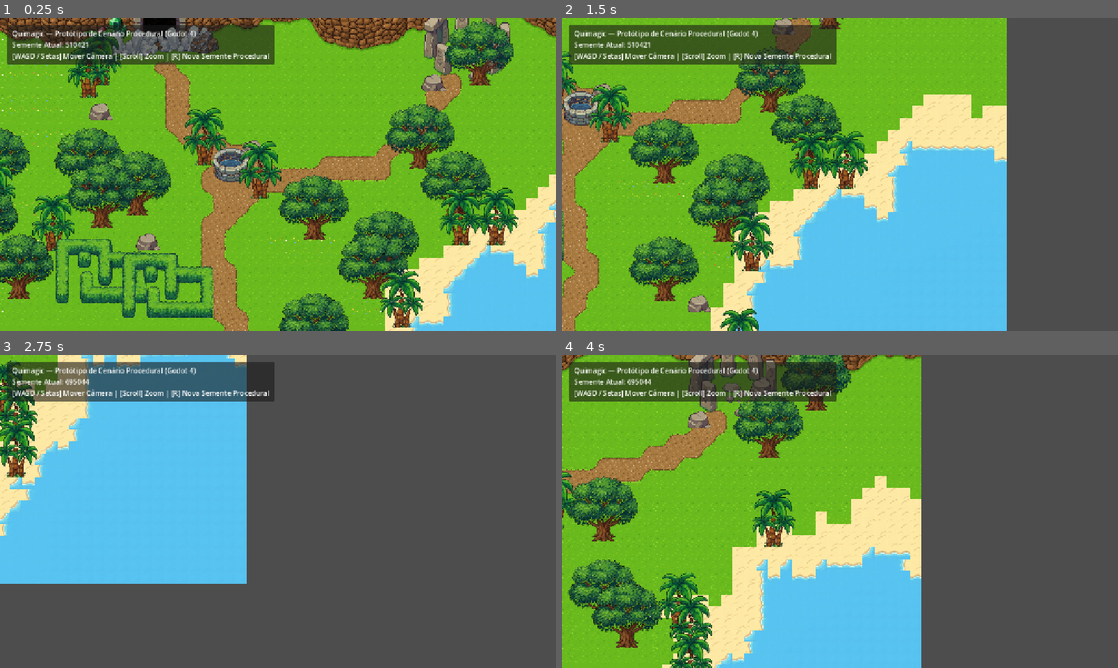
Above: before the commit, frames 1-4 (two rows, left to right).
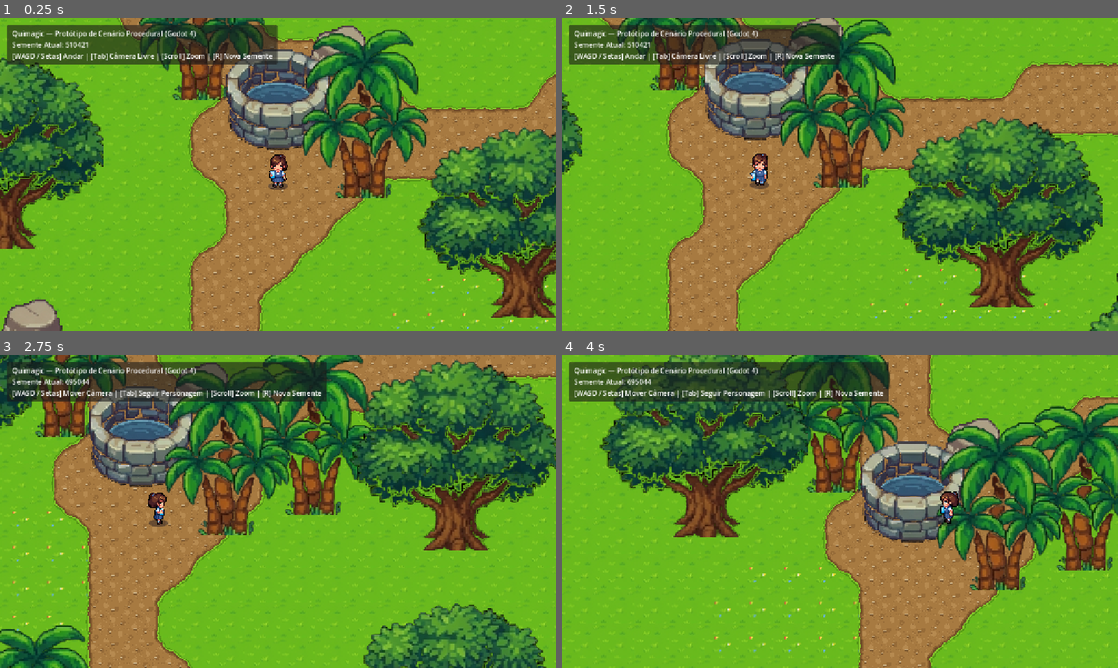
Above: after the commit, the same moments.

Repository: danilloevan/quimagic
Game: Godot game, scene res://scenes/world/world.tscn
Two runs of this game, one before a commit and one after it. Both use one fixed random seed, a clock stepped at 60 frames per second and the inputs below.
Inputs (mouse positions are in pixels of both pictures, inside the frame that each line leads up to):
- Up to frame 1 (0.25 s): no input
- Up to frame 2 (1.5 s): tap Enter at 0.5 s; move the mouse to (962, 158) at 0.52 s; hold D (move_right, bound only after the commit) 0.53-1.28 s; tap Tab at 0.6, 1.35 s; click (962, 158) at 0.67 s; move the mouse to (728, 190) at 1.27 s; hold S (move_down, bound only after the commit) from 1.28 s (still down)
- Up to frame 3 (2.75 s): move the mouse to (333, 442) at 2.02 s; release S (move_down, bound only after the commit) at 2.03 s; hold D (move_right, bound only after the commit) from 2.03 s (still down); tap R at 2.1 s; tap Tab at 2.3 s
- Up to frame 4 (4 s): move the mouse to (812, 574) at 2.77 s; release D (move_right, bound only after the commit) at 2.78 s; hold W (move_up, bound only after the commit) 2.78-3.53 s; tap Tab at 2.85, 3.6 s; click (812, 574) at 2.92 s; move the mouse to (1006, 558) at 3.52 s; hold A (move_left, bound only after the commit) from 3.53 s (still down)

The runs differ from the first frame. In frame 1, 74% of the frame differs, in the area x 0-100%, y 0-100%; in frame 2, 81%; in frame 3, 99%; in frame 4, 81%.

Commit message:
feat: import character idle and its basic movements

Diff:
--- /dev/null
+++ b/assets/sprites/characters/student_girl/student_girl_frames.tres
@@ -0,0 +1,350 @@
+[gd_resource type="SpriteFrames" load_steps=46 format=3]
+
+[ext_resource type="Texture2D" path="res://assets/sprites/characters/student_girl/idle.png" id="tex_idle"]
+[ext_resource type="Texture2D" path="res://assets/sprites/characters/student_girl/walk_south.png" id="tex_walk_south"]
+[ext_resource type="Texture2D" path="res://assets/sprites/characters/student_girl/walk_north.png" id="tex_walk_north"]
+[ext_resource type="Texture2D" path="res://assets/sprites/characters/student_girl/walk_east.png" id="tex_walk_east"]
+[ext_resource type="Texture2D" path="res://assets/sprites/characters/student_girl/walk_west.png" id="tex_walk_west"]
+
+[sub_resource type="AtlasTexture" id="idle_south"]
+atlas = ExtResource("tex_idle")
+region = Rect2(0, 0, 44, 44)
+
+[sub_resource type="AtlasTexture" id="idle_south_east"]
+atlas = ExtResource("tex_idle")
+region = Rect2(44, 0, 44, 44)
+
+[sub_resource type="AtlasTexture" id="idle_east"]
+atlas = ExtResource("tex_idle")
+region = Rect2(88, 0, 44, 44)
+
+[sub_resource type="AtlasTexture" id="idle_north_east"]
+atlas = ExtResource("tex_idle")
+region = Rect2(132, 0, 44, 44)
+
+[sub_resource type="AtlasTexture" id="idle_north"]
+atlas = ExtResource("tex_idle")
+region = Rect2(176, 0, 44, 44)
+
+[sub_resource type="AtlasTexture" id="idle_north_west"]
+atlas = ExtResource("tex_idle")
+region = Rect2(220, 0, 44, 44)
+
+[sub_resource type="AtlasTexture" id="idle_west"]
+atlas = ExtResource("tex_idle")
+region = Rect2(264, 0, 44, 44)
+
+[sub_resource type="AtlasTexture" id="idle_south_west"]
+atlas = ExtResource("tex_idle")
+region = Rect2(308, 0, 44, 44)
+
+[sub_resource type="AtlasTexture" id="walk_south_0"]
+atlas = ExtResource("tex_walk_south")
+region = Rect2(0, 0, 44, 44)
+
+[sub_resource type="AtlasTexture" id="walk_south_1"]
+atlas = ExtResource("tex_walk_south")
+region = Rect2(44, 0, 44, 44)
+
+[sub_resource type="AtlasTexture" id="walk_south_2"]
+atlas = ExtResource("tex_walk_south")
+region = Rect2(88, 0, 44, 44)
+
+[sub_resource type="AtlasTexture" id="walk_south_3"]
+atlas = ExtResource("tex_walk_south")
+region = Rect2(132, 0, 44, 44)
+
+[sub_resource type="AtlasTexture" id="walk_south_4"]
+atlas = ExtResource("tex_walk_south")
+region = Rect2(176, 0, 44, 44)
+
+[sub_resource type="AtlasTexture" id="walk_south_5"]
+atlas = ExtResource("tex_walk_south")
+region = Rect2(220, 0, 44, 44)
+
+[sub_resource type="AtlasTexture" id="walk_south_6"]
+atlas = ExtResource("tex_walk_south")
+region = Rect2(264, 0, 44, 44)
+
+[sub_resource type="AtlasTexture" id="walk_south_7"]
+atlas = ExtResource("tex_walk_south")
+region = Rect2(308, 0, 44, 44)
+
+[sub_resource type="AtlasTexture" id="walk_north_0"]
+atlas = ExtResource("tex_walk_north")
+region = Rect2(0, 0, 44, 44)
+
+[sub_resource type="AtlasTexture" id="walk_north_1"]
+atlas = ExtResource("tex_walk_north")
+region = Rect2(44, 0, 44, 44)
+
+[sub_resource type="AtlasTexture" id="walk_north_2"]
+atlas = ExtResource("tex_walk_north")
+region = Rect2(88, 0, 44, 44)
+
+[sub_resource type="AtlasTexture" id="walk_north_3"]
+atlas = ExtResource("tex_walk_north")
+region = Rect2(132, 0, 44, 44)
+
+[sub_resource type="AtlasTexture" id="walk_north_4"]
+atlas = ExtResource("tex_walk_north")
+region = Rect2(176, 0, 44, 44)
+
+[sub_resource type="AtlasTexture" id="walk_north_5"]
+atlas = ExtResource("tex_walk_north")
+region = Rect2(220, 0, 44, 44)
+
+[sub_resource type="AtlasTexture" id="walk_north_6"]
+atlas = ExtResource("tex_walk_north")
+region = Rect2(264, 0, 44, 44)
+
+[sub_resource type="AtlasTexture" id="walk_north_7"]
+atlas = ExtResource("tex_walk_north")
+region = Rect2(308, 0, 44, 44)
+
+[sub_resource type="AtlasTexture" id="walk_east_0"]
+atlas = ExtResource("tex_walk_east")
+region = Rect2(0, 0, 44, 44)
+
+[sub_resource type="AtlasTexture" id="walk_east_1"]
+atlas = ExtResource("tex_walk_east")
+region = Rect2(44, 0, 44, 44)
+
+[sub_resource type="AtlasTexture" id="walk_east_2"]
+atlas = ExtResource("tex_walk_east")
+region = Rect2(88, 0, 44, 44)
+
+[sub_resource type="AtlasTexture" id="walk_east_3"]
+atlas = ExtResource("tex_walk_east")
+region = Rect2(132, 0, 44, 44)
+
+[sub_resource type="AtlasTexture" id="walk_east_4"]
+atlas = ExtResource("tex_walk_east")
+region = Rect2(176, 0, 44, 44)
+
+[sub_resource type="AtlasTexture" id="walk_east_5"]
+atlas = ExtResource("tex_walk_east")
+region = Rect2(220, 0, 44, 44)
+
+[sub_resource type="AtlasTexture" id="walk_east_6"]
+atlas = ExtResource("tex_walk_east")
+region = Rect2(264, 0, 44, 44)
+
+[sub_resource type="AtlasTexture" id="walk_east_7"]
+atlas = ExtResource("tex_walk_east")
+region = Rect2(308, 0, 44, 44)
+
+[sub_resource type="AtlasTexture" id="walk_west_0"]
+atlas = ExtResource("tex_walk_west")
+region = Rect2(0, 0, 44, 44)
+
+[sub_resource type="AtlasTexture" id="walk_west_1"]
+atlas = ExtResource("tex_walk_west")
+region = Rect2(44, 0, 44, 44)
+
+[sub_resource type="AtlasTexture" id="walk_west_2"]
+atlas = ExtResource("tex_walk_west")
+region = Rect2(88, 0, 44, 44)
+
+[sub_resource type="AtlasTexture" id="walk_west_3"]
+atlas = ExtResource("tex_walk_west")
+region = Rect2(132, 0, 44, 44)
+
+[sub_resource type="AtlasTexture" id="walk_west_4"]
+atlas = ExtResource("tex_walk_west")
+region = Rect2(176, 0, 44, 44)
+
+[sub_resource type="AtlasTexture" id="walk_west_5"]
+atlas = ExtResource("tex_walk_west")
+region = Rect2(220, 0, 44, 44)
+
+[sub_resource type="AtlasTexture" id="walk_west_6"]
+atlas = ExtResource("tex_walk_west")
+region = Rect2(264, 0, 44, 44)
+
+[sub_resource type="AtlasTexture" id="walk_west_7"]
+atlas = ExtResource("tex_walk_west")
+region = Rect2(308, 0, 44, 44)
+
+[resource]
+animations = [{
+"frames": [{
+"duration": 1.0,
+"texture": SubResource("idle_south")
+}],
+"loop": true,
+"name": &"idle_south",
+"speed": 1.0
+}, {
+"frames": [{
+"duration": 1.0,
+"texture": SubResource("idle_south_east")
+}],
+"loop": true,
+"name": &"idle_south_east",
+"speed": 1.0
+}, {
+"frames": [{
+"duration": 1.0,
+"texture": SubResource("idle_east")
+}],
+"loop": true,
+"name": &"idle_east",
+"speed": 1.0
+}, {
+"frames": [{
+"duration": 1.0,
+"texture": SubResource("idle_north_east")
+}],
+"loop": true,
+"name": &"idle_north_east",
+"speed": 1.0
+}, {
+"frames": [{
+"duration": 1.0,
+"texture": SubResource("idle_north")
+}],
+"loop": true,
+"name": &"idle_north",
+"speed": 1.0
+}, {
+"frames": [{
+"duration": 1.0,
+"texture": SubResource("idle_north_west")
+}],
+"loop": true,
+"name": &"idle_north_west",
+"speed": 1.0
+}, {
+"frames": [{
+"duration": 1.0,
+"texture": SubResource("idle_west")
+}],
+"loop": true,
+"name": &"idle_west",
+"speed": 1.0
+}, {
+"frames": [{
+"duration": 1.0,
+"texture": SubResource("idle_south_west")
+}],
+"loop": true,
+"name": &"idle_south_west",
+"speed": 1.0
+}, {
+"frames": [{
+"duration": 1.0,
+"texture": SubResource("walk_south_0")
+}, {
+"duration": 1.0,
+"texture": SubResource("walk_south_1")
+}, {
+"duration": 1.0,
+"texture": SubResource("walk_south_2")
+}, {
+"duration": 1.0,
+"texture": SubResource("walk_south_3")
+}, {
+"duration": 1.0,
+"texture": SubResource("walk_south_4")
+}, {
+"duration": 1.0,
+"texture": SubResource("walk_south_5")
+}, {
+"duration": 1.0,
+"texture": SubResource("walk_south_6")
+}, {
+"duration": 1.0,
+"texture": SubResource("walk_south_7")
+}],
+"loop": true,
+"name": &"walk_south",
+"speed": 8.0
+}, {
+"frames": [{
+"duration": 1.0,
+"texture": SubResource("walk_north_0")
+}, {
+"duration": 1.0,
+"texture": SubResource("walk_north_1")
+}, {
+"duration": 1.0,
+"texture": SubResource("walk_north_2")
+}, {
+"duration": 1.0,
+"texture": SubResource("walk_north_3")
+}, {
+"duration": 1.0,
+"texture": SubResource("walk_north_4")
+}, {
+"duration": 1.0,
+"texture": SubResource("walk_north_5")
+}, {
+"duration": 1.0,
+"texture": SubResource("walk_north_6")
+}, {
+"duration": 1.0,
+"texture": SubResource("walk_north_7")
+}],
+"loop": true,
+"name": &"walk_north",
+"speed": 8.0
+}, {
+"frames": [{
+"duration": 1.0,
+"texture": SubResource("walk_east_0")
+}, {
+"duration": 1.0,
+"texture": SubResource("walk_east_1")
+}, {
+"duration": 1.0,
+"texture": SubResource("walk_east_2")
+}, {
+"duration": 1.0,
+"texture": SubResource("walk_east_3")
+}, {
+"duration": 1.0,
+"texture": SubResource("walk_east_4")
+}, {
+"duration": 1.0,
+"texture": SubResource("walk_east_5")
+}, {
+"duration": 1.0,
+"texture": SubResource("walk_east_6")
+}, {
+"duration": 1.0,
+"texture": SubResource("walk_east_7")
+}],
+"loop": true,
+"name": &"walk_east",
+"speed": 8.0
+}, {
+"frames": [{
+"duration": 1.0,
+"texture": SubResource("walk_west_0")
+}, {
+"duration": 1.0,
+"texture": SubResource("walk_west_1")
+}, {
+"duration": 1.0,
+"texture": SubResource("walk_west_2")
+}, {
+"duration": 1.0,
+"texture": SubResource("walk_west_3")
+}, {
+"duration": 1.0,
+"texture": SubResource("walk_west_4")
+}, {
+"duration": 1.0,
+"texture": SubResource("walk_west_5")
+}, {
+"duration": 1.0,
+"texture": SubResource("walk_west_6")
+}, {
+"duration": 1.0,
+"texture": SubResource("walk_west_7")
+}],
+"loop": true,
+"name": &"walk_west",
+"speed": 8.0
+}]
--- a/project.godot
+++ b/project.godot
@@ -22,6 +22,33 @@
 window/stretch/mode="canvas_items"
 window/stretch/aspect="expand"
 
+[input]
+
+move_left={
+"deadzone": 0.2,
+"events": [Object(InputEventKey,"resource_local_to_scene":false,"resource_name":"","device":-1,"window_id":0,"alt_pressed":false,"shift_pressed":false,"ctrl_pressed":false,"meta_pressed":false,"pressed":false,"keycode":0,"physical_keycode":65,"key_label":0,"unicode":97,"location":0,"echo":false,"script":null)
+, Object(InputEventKey,"resource_local_to_scene":false,"resource_name":"","device":-1,"window_id":0,"alt_pressed":false,"shift_pressed":false,"ctrl_pressed":false,"meta_pressed":false,"pressed":false,"keycode":0,"physical_keycode":4194319,"key_label":0,"unicode":0,"location":0,"echo":false,"script":null)
+]
+}
+move_right={
+"deadzone": 0.2,
+"events": [Object(InputEventKey,"resource_local_to_scene":false,"resource_name":"","device":-1,"window_id":0,"alt_pressed":false,"shift_pressed":false,"ctrl_pressed":false,"meta_pressed":false,"pressed":false,"keycode":0,"physical_keycode":68,"key_label":0,"unicode":100,"location":0,"echo":false,"script":null)
+, Object(InputEventKey,"resource_local_to_scene":false,"resource_name":"","device":-1,"window_id":0,"alt_pressed":false,"shift_pressed":false,"ctrl_pressed":false,"meta_pressed":false,"pressed":false,"keycode":0,"physical_keycode":4194321,"key_label":0,"unicode":0,"location":0,"echo":false,"script":null)
+]
+}
+move_up={
+"deadzone": 0.2,
+"events": [Object(InputEventKey,"resource_local_to_scene":false,"resource_name":"","device":-1,"window_id":0,"alt_pressed":false,"shift_pressed":false,"ctrl_pressed":false,"meta_pressed":false,"pressed":false,"keycode":0,"physical_keycode":87,"key_label":0,"unicode":119,"location":0,"echo":false,"script":null)
+, Object(InputEventKey,"resource_local_to_scene":false,"resource_name":"","device":-1,"window_id":0,"alt_pressed":false,"shift_pressed":false,"ctrl_pressed":false,"meta_pressed":false,"pressed":false,"keycode":0,"physical_keycode":4194320,"key_label":0,"unicode":0,"location":0,"echo":false,"script":null)
+]
+}
+move_down={
+"deadzone": 0.2,
+"events": [Object(InputEventKey,"resource_local_to_scene":false,"resource_name":"","device":-1,"window_id":0,"alt_pressed":false,"shift_pressed":false,"ctrl_pressed":false,"meta_pressed":false,"pressed":false,"keycode":0,"physical_keycode":83,"key_label":0,"unicode":115,"location":0,"echo":false,"script":null)
+, Object(InputEventKey,"resource_local_to_scene":false,"resource_name":"","device":-1,"window_id":0,"alt_pressed":false,"shift_pressed":false,"ctrl_pressed":false,"meta_pressed":false,"pressed":false,"keycode":0,"physical_keycode":4194322,"key_label":0,"unicode":0,"location":0,"echo":false,"script":null)
+]
+}
+
 [physics]
 
 3d/physics_engine="Jolt Physics"
--- /dev/null
+++ b/scenes/player/player.tscn
@@ -0,0 +1,30 @@
+[gd_scene load_steps=5 format=3]
+
+[ext_resource type="Script" path="res://scripts/player/player.gd" id="1_script"]
+[ext_resource type="SpriteFrames" path="res://assets/sprites/characters/student_girl/student_girl_frames.tres" id="2_frames"]
+[ext_resource type="Texture2D" path="res://assets/sprites/characters/student_girl/shadow.png" id="3_shadow"]
+
+[sub_resource type="CapsuleShape2D" id="Shape_feet"]
+radius = 5.0
+height = 14.0
+
+[node name="Player" type="CharacterBody2D" groups=["player"]]
+y_sort_enabled = true
+motion_mode = 1
+script = ExtResource("1_script")
+
+[node name="Shadow" type="Sprite2D" parent="."]
+texture_filter = 1
+position = Vector2(0, -1)
+texture = ExtResource("3_shadow")
+
+[node name="AnimatedSprite2D" type="AnimatedSprite2D" parent="."]
+texture_filter = 1
+offset = Vector2(0, -15)
+sprite_frames = ExtResource("2_frames")
+animation = &"idle_south"
+
+[node name="CollisionShape2D" type="CollisionShape2D" parent="."]
+position = Vector2(0, -3)
+rotation = 1.5707964
+shape = SubResource("Shape_feet")
--- a/scenes/world/world.tscn
+++ b/scenes/world/world.tscn
@@ -1,12 +1,17 @@
-[gd_scene load_steps=3 format=3]
+[gd_scene load_steps=4 format=3]
 
 [ext_resource type="PackedScene" path="res://scenes/world/map_generator.tscn" id="1_map_gen"]
 [ext_resource type="PackedScene" path="res://scenes/world/debug_camera.tscn" id="2_cam"]
+[ext_resource type="PackedScene" path="res://scenes/player/player.tscn" id="3_player"]
 
 [node name="World" type="Node2D"]
 y_sort_enabled = true
 
-[node name="MapGenerator" parent="." instance=ExtResource("1_map_gen")]
+[node name="MapGenerator" parent="." node_paths=PackedStringArray("player") instance=ExtResource("1_map_gen")]
+player = NodePath("PropsContainer/Player")
 
-[node name="DebugCamera" parent="." node_paths=PackedStringArray("map_generator") instance=ExtResource("2_cam")]
+[node name="Player" parent="MapGenerator/PropsContainer" instance=ExtResource("3_player")]
+
+[node name="DebugCamera" parent="." node_paths=PackedStringArray("map_generator", "target") instance=ExtResource("2_cam")]
 map_generator = NodePath("../MapGenerator")
+target = NodePath("../MapGenerator/PropsContainer/Player")
--- /dev/null
+++ b/scripts/player/player.gd
@@ -0,0 +1,104 @@
+class_name Player
+extends CharacterBody2D
+
+## Personagem jogável: movimento top-down em 8 direções (WASD / setas).
+## Animação de caminhada em 4 direções e pose parada em 8 direções.
+
+@export var move_speed: float = 85.0
+## Aceleração/desaceleração (px/s²) — deixa o movimento suave sem perder resposta
+@export var acceleration: float = 900.0
+@export var friction: float = 1100.0
+## Velocidade de referência da animação de caminhada (acima disso ela acelera proporcionalmente)
+@export var walk_anim_reference_speed: float = 85.0
+## Referência opcional ao gerador para bloquear água e bordas do mapa
+@export var map_generator: MapGenerator
+
+## Quando falso, a personagem ignora o teclado (ex.: câmera livre de debug ativa)
+var input_enabled: bool = true
+
+var _facing: Vector2 = Vector2.DOWN
+
+@onready var sprite: AnimatedSprite2D = $AnimatedSprite2D
+
+
+func _ready() -> void:
+	sprite.play("idle_south")
+
+
+func _physics_process(delta: float) -> void:
+	var input_dir := Vector2.ZERO
+	if input_enabled:
+		input_dir = Input.get_vector("move_left", "move_right", "move_up", "move_down")
+
+	if input_dir != Vector2.ZERO:
+		velocity = velocity.move_toward(input_dir * move_speed, acceleration * delta)
+	else:
+		velocity = velocity.move_toward(Vector2.ZERO, friction * delta)
+
+	_block_unwalkable(delta)
+	move_and_slide()
+	_update_animation(input_dir)
+
+
+## Impede entrar na água/fora do mapa testando o ponto dos pés no próximo frame.
+## Testa os eixos separadamente para a personagem "deslizar" ao longo da margem.
+func _block_unwalkable(delta: float) -> void:
+	if not map_generator or velocity == Vector2.ZERO:
+		return
+	var next := global_position + velocity * delta
+	if map_generator.is_world_pos_walkable(next):
+		return
+	var only_x := global_position + Vector2(velocity.x * delta, 0.0)
+	var only_y := global_position + Vector2(0.0, velocity.y * delta)
+	if velocity.x != 0.0 and map_generator.is_world_pos_walkable(only_x):
+		velocity.y = 0.0
+	elif velocity.y != 0.0 and map_generator.is_world_pos_walkable(only_y):
+		velocity.x = 0.0
+	else:
+		velocity = Vector2.ZERO
+
+
+func _update_animation(input_dir: Vector2) -> void:
+	var moving := input_dir != Vector2.ZERO and velocity.length() > 5.0
+
+	if moving:
+		_facing = input_dir
+		var anim := "walk_" + _walk_direction(input_dir)
+		if sprite.animation != anim:
+			sprite.play(anim)
+		sprite.speed_scale = maxf(velocity.length() / walk_anim_reference_speed, 0.4)
+	else:
+		sprite.speed_scale = 1.0
+		var idle := "idle_" + _idle_direction(_facing)
+		if sprite.animation != idle:
+			sprite.play(idle)
+
+
+## Caminhada só tem 4 direções: escolhe o eixo dominante. Em diagonais perfeitas mantém a
+## animação atual se ela ainda for coerente, evitando que o sprite fique "piscando".
+func _walk_direction(dir: Vector2) -> String:
+	var horizontal := "east" if dir.x > 0.0 else "west"
+	var vertical := "south" if dir.y > 0.0 else "north"
+	if is_zero_approx(dir.y):
+		return horizontal
+	if is_zero_approx(dir.x):
+		return vertical
+	var current := sprite.animation.trim_prefix("walk_")
+	if current == horizontal or current == vertical:
+		return current
+	return horizontal if absf(dir.x) >= absf(dir.y) else vertical
+
+
+## Pose parada em 8 direções (os PNGs de rotação cobrem as diagonais)
+func _idle_direction(dir: Vector2) -> String:
+	const NAMES := ["east", "south_east", "south", "south_west", "west", "north_west", "north", "north_east"]
+	var octant := wrapi(roundi(dir.angle() / (PI / 4.0)), 0, 8)
+	return NAMES[octant]
+
+
+## Posiciona instantaneamente (spawn / regeneração do mapa)
+func teleport(world_pos: Vector2) -> void:
+	global_position = world_pos
+	velocity = Vector2.ZERO
+	_facing = Vector2.DOWN
+	sprite.play("idle_south")
--- a/scripts/world/debug_camera.gd
+++ b/scripts/world/debug_camera.gd
@@ -4,21 +4,32 @@
 @export var move_speed: float = 650.0
 @export var zoom_speed: float = 0.1
 @export var min_zoom: float = 0.3
-@export var max_zoom: float = 2.5
+@export var max_zoom: float = 4.0
 @export var map_generator: MapGenerator
+## Alvo seguido pela câmera (personagem). [Tab] alterna para câmera livre de debug.
+@export var target: Node2D
+@export var follow_zoom: float = 2.5
+
+var free_mode: bool = false
 
 @onready var info_label: Label = $CanvasLayer/PanelContainer/MarginContainer/InfoLabel
 
 
 func _ready() -> void:
-	# Centralizar a câmera no meio do mapa por padrão
 	if map_generator:
+		# Centralizar a câmera no meio do mapa por padrão
 		position = Vector2(map_generator.map_width * 16, map_generator.map_height * 16)
 		map_generator.map_generated.connect(_on_map_generated)
-		_update_label(map_generator.seed_val)
+	_set_free_mode(target == null)
+	_snap_to_target()
+	_update_label()
 
 
 func _process(delta: float) -> void:
+	if not free_mode and target:
+		global_position = target.global_position + Vector2(0, -12)
+		return
+
 	var move_vec = Vector2.ZERO
 	if Input.is_key_pressed(KEY_W) or Input.is_key_pressed(KEY_UP):
 		move_vec.y -= 1.0
@@ -41,11 +52,43 @@
 		elif event.button_index == MOUSE_BUTTON_WHEEL_DOWN:
 			_set_zoom_level(zoom.x - zoom_speed)
 
-	# Regenerar mapa com a tecla R
 	if event is InputEventKey and event.pressed and not event.echo:
+		# Regenerar mapa com a tecla R
 		if event.keycode == KEY_R and map_generator:
 			var next_seed = randi() % 1000000
 			map_generator.set_seed_and_generate(next_seed)
+		# Alternar entre seguir a personagem e câmera livre
+		elif event.keycode == KEY_TAB and target:
+			_set_free_mode(not free_mode)
+
+
+func _set_free_mode(enabled: bool) -> void:
+	free_mode = enabled
+	if target and "input_enabled" in target:
+		target.set("input_enabled", not enabled)
+	# Suavização e limites só no modo "seguir": no modo livre o mapa todo fica acessível
+	position_smoothing_enabled = not enabled
+	position_smoothing_speed = 7.0
+	if enabled or not map_generator:
+		limit_left = -10000000
+		limit_top = -10000000
+		limit_right = 10000000
+		limit_bottom = 10000000
+	else:
+		var map_size := Vector2(map_generator.map_width, map_generator.map_height) * map_generator.tile_size
+		var origin := map_generator.global_position
+		limit_left = int(origin.x)
+		limit_top = int(origin.y)
+		limit_right = int(origin.x + map_size.x)
+		limit_bottom = int(origin.y + map_size.y)
+		_set_zoom_level(follow_zoom)
+	_update_label()
+
+
+func _snap_to_target() -> void:
+	if target and not free_mode:
+		global_position = target.global_position + Vector2(0, -12)
+		reset_smoothing()
 
 
 func _set_zoom_level(new_zoom: float) -> void:
@@ -53,12 +96,18 @@
 	zoom = Vector2(clamped, clamped)
 
 
-func _on_map_generated(current_seed: int) -> void:
-	_update_label(current_seed)
+func _on_map_generated(_current_seed: int) -> void:
+	_snap_to_target()
+	_update_label()
 
 
-func _update_label(current_seed: int) -> void:
-	if info_label:
-		info_label.text = "Quimagic — Protótipo de Cenário Procedural (Godot 4)\n" + \
-			"Semente Atual: %d\n" % current_seed + \
-			"[WASD / Setas] Mover Câmera | [Scroll] Zoom | [R] Nova Semente Procedural"
+func _update_label() -> void:
+	if not info_label:
+		return
+	var current_seed := map_generator.seed_val if map_generator else 0
+	var controls := "[WASD / Setas] Mover Câmera" if free_mode else "[WASD / Setas] Andar"
+	if target:
+		controls += " | [Tab] " + ("Seguir Personagem" if free_mode else "Câmera Livre")
+	info_label.text = "Quimagic — Protótipo de Cenário Procedural (Godot 4)\n" + \
+		"Semente Atual: %d\n" % current_seed + \
+		controls + " | [Scroll] Zoom | [R] Nova Semente"
--- a/scripts/world/map_generator.gd
+++ b/scripts/world/map_generator.gd
@@ -26,6 +26,10 @@
 @export var path_layer: TileMapLayer
 @export var decor_layer: TileMapLayer
 @export var props_container: Node2D
+
+@export_group("Personagem")
+## Personagem jogável (fica dentro do PropsContainer para ordenar por Y com os props)
+@export var player: Player
 
 # Definições de coordenadas no Atlas (TileSetAtlasSource)
 const TILE_SOURCE_ID = 0
@@ -129,6 +133,7 @@
 	_render_paths()
 	_generate_wheat_fields()
 	_spawn_landmarks_and_props()
+	_place_player()
 
 	map_generated.emit(seed_val)
 	print("[Quimagic Procedural World] Mapa gerado com sucesso! Semente: ", seed_val)
@@ -188,6 +193,8 @@
 		decor_layer.clear()
 	if props_container:
 		for child in props_container.get_children():
+			if child == player:
+				continue
 			child.queue_free()
 
 
@@ -478,6 +485,24 @@
 					_instantiate_prop(SCENE_BOULDER, world_pos)
 
 
+## Spawn na praça do poço, logo ao sul dele (sempre caminho livre, longe da água)
+func _place_player() -> void:
+	if not player:
+		return
+	player.map_generator = self
+	var well_pos := Vector2(int(map_width * 0.45) * tile_size, int(map_height * 0.52) * tile_size)
+	player.teleport(global_position + well_pos + Vector2(0, tile_size * 1.75))
+
+
+## Água, mar e fora dos limites do mapa não são caminháveis (falésias e props usam colisão física)
+func is_world_pos_walkable(world_pos: Vector2) -> bool:
+	var local := world_pos - global_position
+	var cell := Vector2i(floori(local.x / tile_size), floori(local.y / tile_size))
+	if not _is_within_bounds(cell):
+		return false
+	return not _is_water_tile(ground_layer.get_cell_atlas_coords(cell))
+
+
 func _instantiate_prop(scene: PackedScene, pos: Vector2) -> void:
 	if not scene or not props_container:
 		return
Binary file added: assets/sprites/characters/student_girl/idle.png
Not shown, added: assets/sprites/characters/student_girl/idle.png.import
Binary file added: assets/sprites/characters/student_girl/shadow.png
Not shown, added: assets/sprites/characters/student_girl/shadow.png.import
Binary file added: assets/sprites/characters/student_girl/walk_east.png
Not shown, added: assets/sprites/characters/student_girl/walk_east.png.import
Binary file added: assets/sprites/characters/student_girl/walk_north.png
Not shown, added: assets/sprites/characters/student_girl/walk_north.png.import
Binary file added: assets/sprites/characters/student_girl/walk_south.png
Not shown, added: assets/sprites/characters/student_girl/walk_south.png.import
Binary file added: assets/sprites/characters/student_girl/walk_west.png
Not shown, added: assets/sprites/characters/student_girl/walk_west.png.import
(and 1 more such lines)
